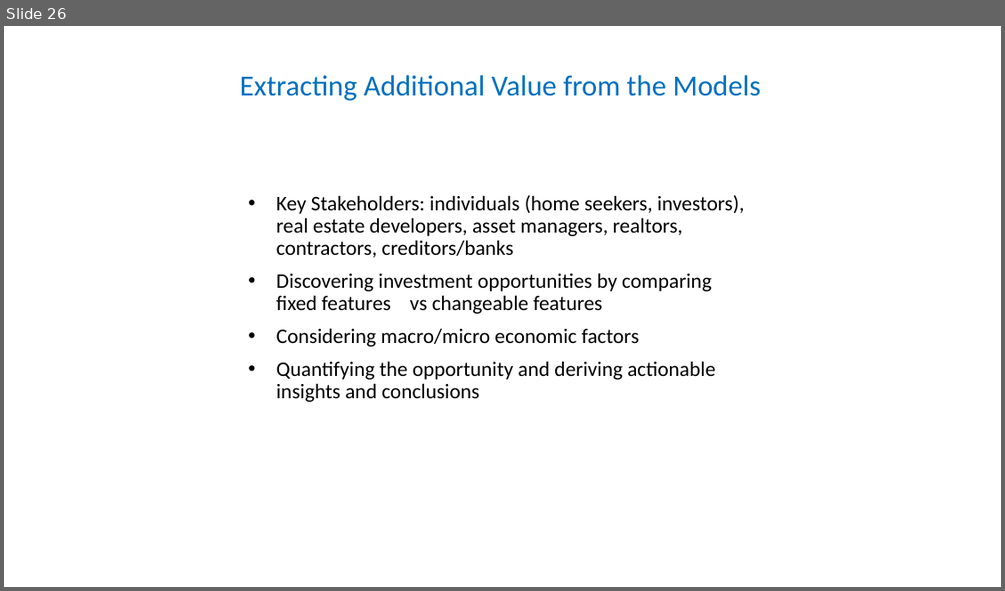
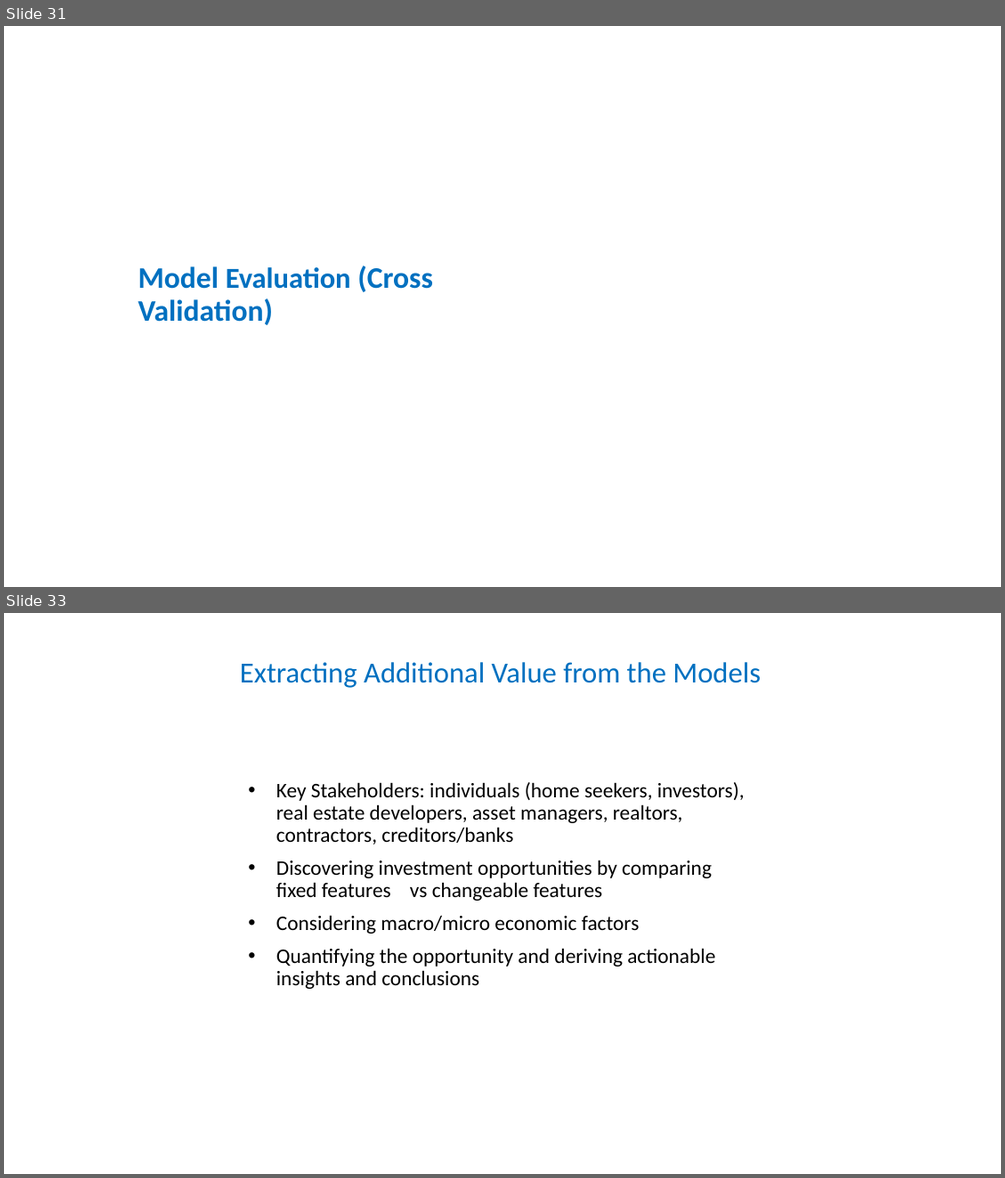
Before and after one commit to manasagodkhindi/AmesHousingPrediction, a slide deck: HousingPricesPresentations.pptx. Shown one above the other, each under a label of ours: slide 26 before the commit, slides 31 and 33 after it; the slides between them are not shown. The pictures are 1005x591 and 1005x1178 pixels, drawn with LibreOffice and Linux fonts; fonts in the diff are those of the drawing. Boxes give left, top, right and bottom in pixels: in the first picture for what was removed or moved away, otherwise in the second. Text is boxed around its words. In the diff, an @@ line names an element or a change of style, - is before the commit and + after.

Commit message:
updated ppt with model training and evaluation

```diff
--- a/HousingPricesPresentations.pptx
+++ b/HousingPricesPresentations.pptx
@@ slide 31 added at [4,26,1001,587], background #FFFFFF @@
@@ title added at [138,265,433,325], 28.8 pt, text #0070C0, bold @@
+Model Evaluation (Cross Validation)
@@ what was slide 26 is now slide 33 @@
```
Also in this commit, not shown: 1 slide changed, 8 other slides added, 2 slides removed.
